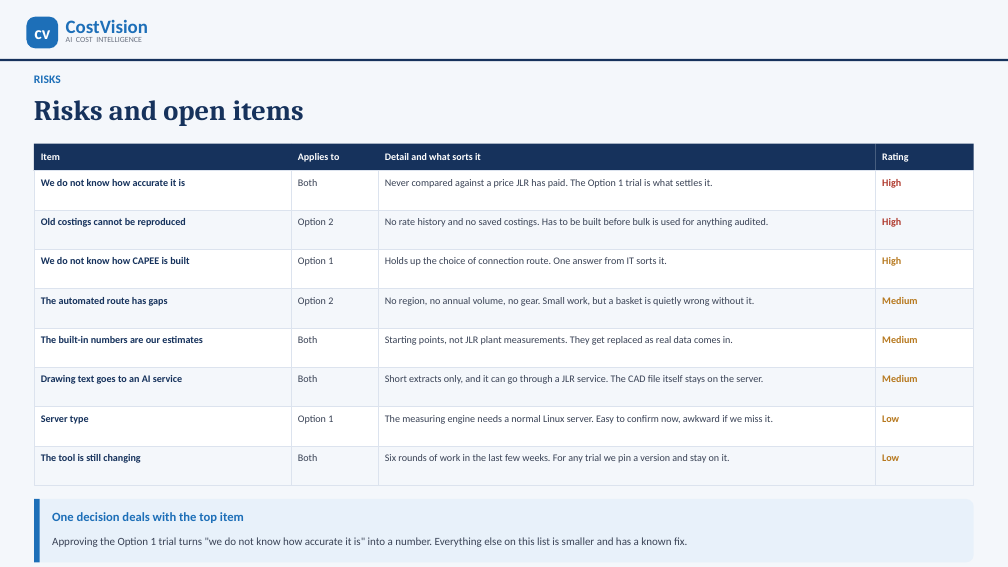
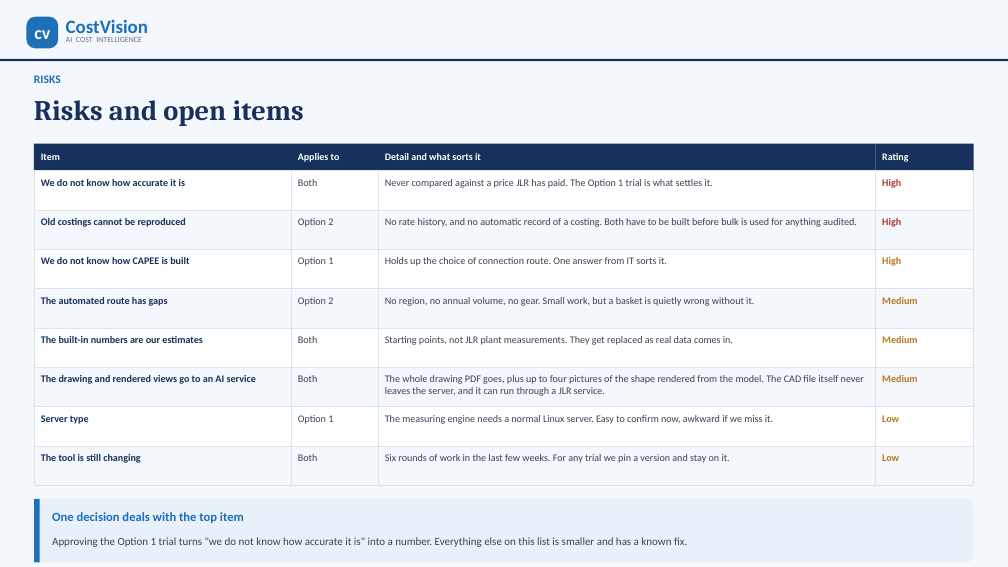
Before and after one commit to bhosaleavinash546/leamington-marathi, a slide deck: slide 19 of CostVision-CAPEE-Implementation-Options.pptx. Drawn at 1008x567 pixels with LibreOffice and Linux fonts; fonts in the diff are those of the drawing. Boxes give left, top, right and bottom in pixels: in the first picture for what was removed or moved away, otherwise in the second. Text is boxed around its words. In the diff, an @@ line names an element or a change of style, - is before the commit and + after.

```diff
--- a/CostVision-CAPEE-Implementation-Options.pptx
+++ b/CostVision-CAPEE-Implementation-Options.pptx
@@ text at bbox=[385, 218, 857, 227]: text changed @@
-No rate history and no saved costings. Has to be built before bulk is used for anything audited.
+No rate history, and no automatic record of a costing. Both have to be built before bulk is used for anything audited.
@@ text at bbox=[41, 375, 256, 384]: text changed @@
-Drawing text goes to an AI service
+The drawing and rendered views go to an AI service
@@ text at bbox=[385, 375, 864, 396]: text changed @@
-Short extracts only, and it can go through a JLR service. The CAD file itself stays on the server.
+The whole drawing PDF goes, plus up to four pictures of the shape rendered from the model. The CAD file itself never leaves the server, and it can run through a JLR service.
```
Also in this commit, not shown: 9 other slides changed, 2 other files.
